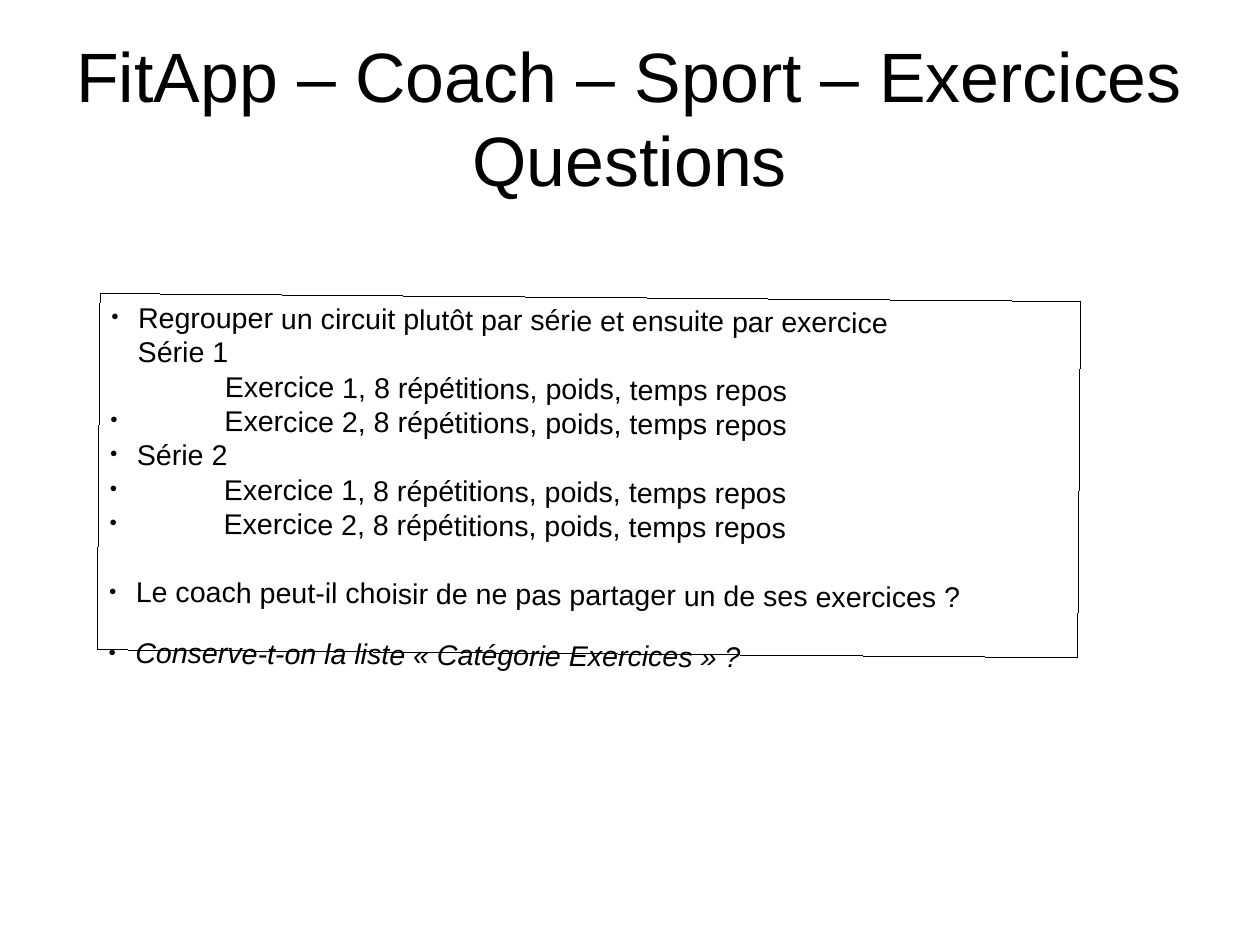
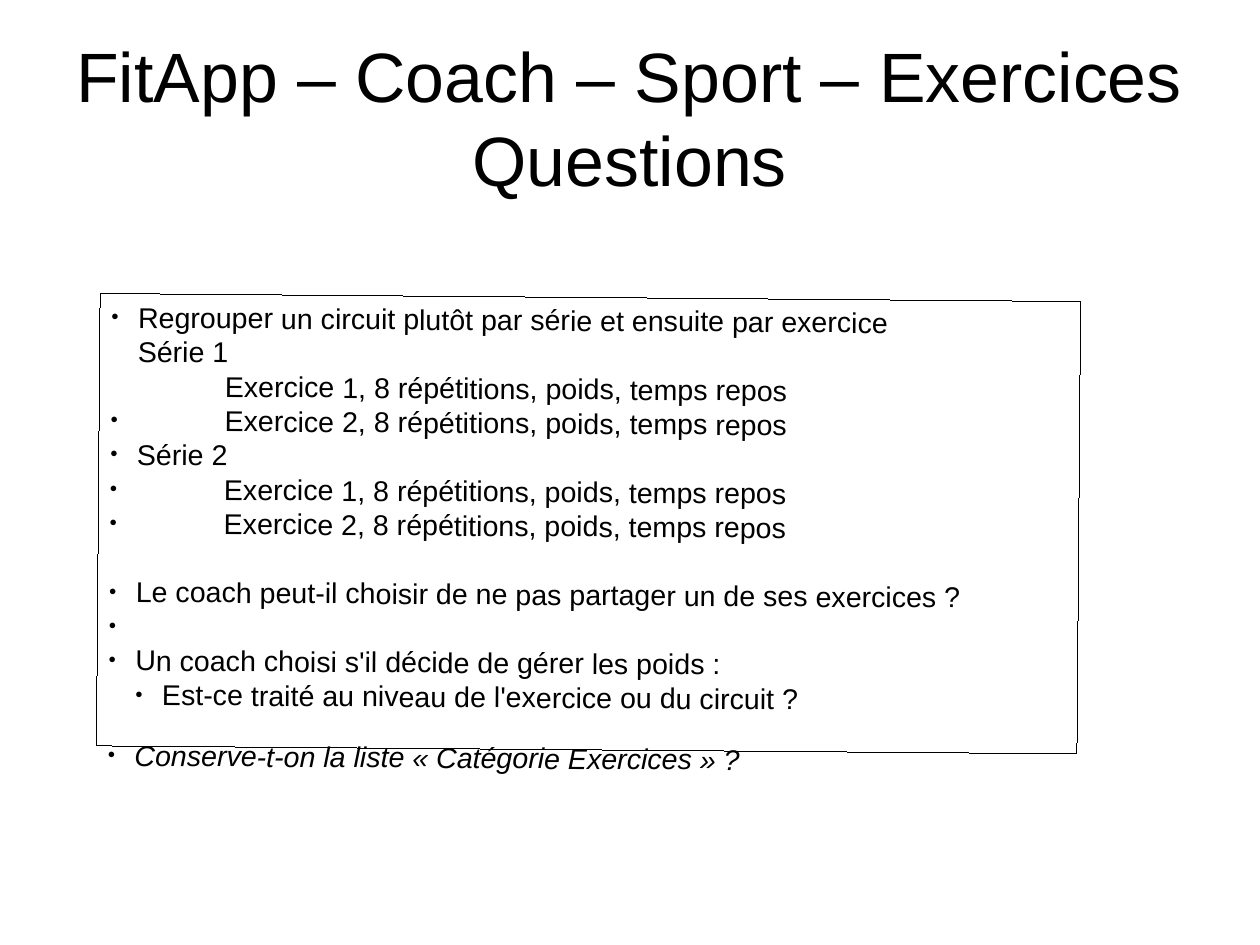
Before and after one commit to NicolasGavard/WebVysionSportV2, a slide deck: slide 7 of Documentations/FitApp.odp (slide 5 before the commit). Drawn at 1260x945 pixels with LibreOffice and Linux fonts; fonts in the diff are those of the drawing. Boxes give left, top, right and bottom in pixels: in the first picture for what was removed or moved away, otherwise in the second. Text is boxed around its words. In the diff, an @@ line names an element or a change of style, - is before the commit and + after.

Commit message:
Doc Update 30 Mai 22

```diff
--- a/Documentations/FitApp.odp
+++ b/Documentations/FitApp.odp
@@ rectangle "Regrouper un circuit plutôt par ...": place and size @@
-rectangle "Regrouper un circuit plutôt par ..." at box(97, 293, 1081, 658)
+rectangle "Regrouper un circuit plutôt par ..." at box(96, 293, 1081, 754)
@@ text in rectangle at box(135, 650, 774, 710): paragraphs added @@
+● Un coach choisi s'il décide de gérer les poids :
+  ● Est-ce traité au niveau de l'exercice ou du circuit ?
```
Also in this commit, not shown: 4 other slides changed, 15 slides added.
